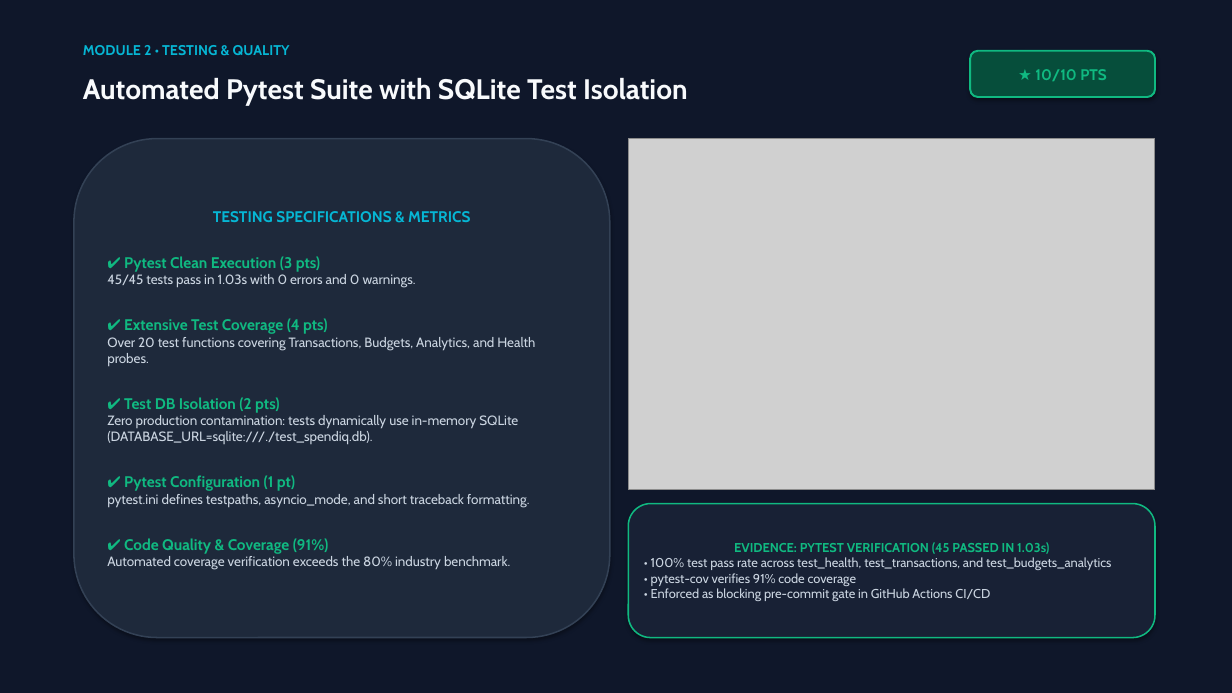
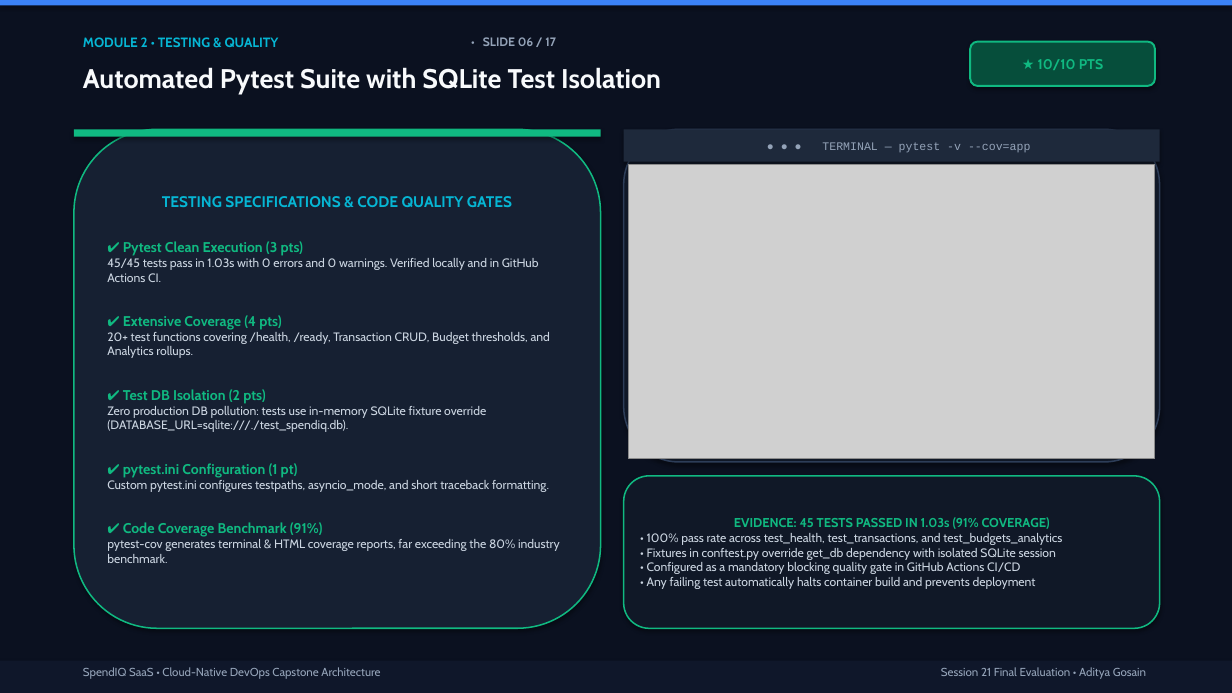
Before and after one commit to Posiedon207/SpendIQ, a slide deck: slide 6 of demo/SpendIQ_Capstone_Presentation.pptx (slide 4 before the commit). Drawn at 1232x693 pixels with LibreOffice and Linux fonts; fonts in the diff are those of the drawing; grey boxes stand for pictures. Boxes give left, top, right and bottom in pixels: in the first picture for what was removed or moved away, otherwise in the second. Text is boxed around its words. In the diff, an @@ line names an element or a change of style, - is before the commit and + after.

Commit message:
feat(presentation): upgrade to 17-slide master capstone deck and add SRE troubleshooting runbooks

```diff
--- a/demo/SpendIQ_Capstone_Presentation.pptx
+++ b/demo/SpendIQ_Capstone_Presentation.pptx
@@ rectangle at (0, 0, 1232, 693): fill #0F172A to #0B1120 @@
@@ rectangle added at (0, 0, 1232, 6), fill #3B82F6 @@
@@ text "Automated Pytest Suite with SQLite ...": place and size @@
-text "Automated Pytest Suite with SQLite ..." at (83, 78, 688, 105)
+text "Automated Pytest Suite with SQLite ..." at (83, 67, 661, 95)
@@ text "Automated Pytest Suite with SQLite ..." at (83, 67, 661, 95): size 22 to 21 pt @@
@@ text "MODULE 2 • TESTING & ...": place and size @@
-text "MODULE 2 • TESTING & ..." at (83, 45, 290, 55)
+text "MODULE 2 • TESTING & ..." at (83, 37, 279, 47)
@@ text "MODULE 2 • TESTING & ..." at (83, 37, 279, 47): size 11 to 10.5 pt @@
@@ text added at (483, 37, 556, 46), 9.5 pt, text #94A3B8, bold @@
+• SLIDE 06 / 17
@@ rounded rectangle "★ 10/10 PTS": place and size @@
-rounded rectangle "★ 10/10 PTS" at (970, 51, 1155, 97)
+rounded rectangle "★ 10/10 PTS" at (970, 42, 1155, 86)
@@ rounded rectangle "★ 10/10 PTS" at (970, 42, 1155, 86): size 12 to 11 pt @@
@@ rounded rectangle "TESTING SPECIFICATIONS & CODE QUALITY ...": place and size @@
-rounded rectangle "TESTING SPECIFICATIONS & CODE QUALITY ..." at (74, 139, 610, 638)
+rounded rectangle "TESTING SPECIFICATIONS & CODE QUALITY ..." at (74, 129, 601, 628)
@@ rounded rectangle "TESTING SPECIFICATIONS & CODE QUALITY ..." at (74, 129, 601, 628): fill #1E293B to #162032; outline #334155 1.2 pt to #10B981 1.2 pt @@
@@ rectangle added at (74, 129, 601, 137), fill #10B981 @@
@@ rounded rectangle added at (624, 129, 1160, 462), fill #101827, outline #2D3D58 1.2 pt @@
@@ rectangle added at (624, 129, 1160, 162), fill #1E293B, 9 pt, text #94A3B8 @@
+● ● ● TERMINAL — pytest -v --cov=app
@@ picture: place and size @@
-picture at (628, 139, 1155, 490)
+picture at (628, 165, 1155, 458)
@@ text in rounded rectangle at (162, 196, 512, 207): text changed @@
-TESTING SPECIFICATIONS & METRICS
+TESTING SPECIFICATIONS & CODE QUALITY GATES
@@ text in rounded rectangle at (107, 258, 550, 358): text changed; size 10.5 to 9.5 pt @@
-45/45 tests pass in 1.03s with 0 errors and 0 warnings.
-✔ Extensive Test Coverage (4 pts)
-Over 20 test functions covering Transactions, Budgets, Analytics, and Health probes.
+45/45 tests pass in 1.03s with 0 errors and 0 warnings. Verified locally and in GitHub Actions CI.
+✔ Extensive Coverage (4 pts)
+20+ test functions covering /health, /ready, Transaction CRUD, Budget thresholds, and Analytics rollups.
@@ text in rounded rectangle at (123, 241, 303, 404): size 12 to 11 pt in "✔ Pytest Clean Execution (3 pts)", "✔ Test DB Isolation (2 pts)" @@
@@ text in rounded rectangle at (107, 406, 560, 563): text changed; size 10.5 to 9.5 pt @@
-Zero production contamination: tests dynamically use in-memory SQLite (DATABASE_URL=sqlite:///./test_spendiq.db).
-✔ Pytest Configuration (1 pt)
-pytest.ini defines testpaths, asyncio_mode, and short traceback formatting.
-✔ Code Quality & Coverage (91%)
-Automated coverage verification exceeds the 80% industry benchmark.
+Zero production DB pollution: tests use in-memory SQLite fixture override (DATABASE_URL=sqlite:///./test_spendiq.db).
+✔ pytest.ini Configuration (1 pt)
+Custom pytest.ini configures testpaths, asyncio_mode, and short traceback formatting.
+✔ Code Coverage Benchmark (91%)
+pytest-cov generates terminal & HTML coverage reports, far exceeding the 80% industry benchmark.
@@ rounded rectangle "EVIDENCE: 45 TESTS PASSED IN ...": place and size @@
-rounded rectangle "EVIDENCE: 45 TESTS PASSED IN ..." at (628, 504, 1155, 638)
+rounded rectangle "EVIDENCE: 45 TESTS PASSED IN ..." at (624, 476, 1160, 628)
@@ rounded rectangle "EVIDENCE: 45 TESTS PASSED IN ..." at (624, 476, 1160, 628): fill #182135 to #101827 @@
@@ text in rounded rectangle at (647, 517, 1062, 589): text changed; size 10 to 9.5 pt @@
-EVIDENCE: PYTEST VERIFICATION (45 PASSED IN 1.03s)
-• 100% test pass rate across test_health, test_transactions, and test_budgets_analytics
-• pytest-cov verifies 91% code coverage
-• Enforced as blocking pre-commit gate in GitHub Actions CI/CD
+EVIDENCE: 45 TESTS PASSED IN 1.03s (91% COVERAGE)
+• 100% pass rate across test_health, test_transactions, and test_budgets_analytics
+• Fixtures in conftest.py override get_db dependency with isolated SQLite session
+• Configured as a mandatory blocking quality gate in GitHub Actions CI/CD
+• Any failing test automatically halts container build and prevents deployment
@@ rectangle added at (0, 661, 1232, 693), fill #0F172A @@
@@ text added at (83, 667, 380, 679), 9 pt, text #94A3B8 @@
+SpendIQ SaaS • Cloud-Native DevOps Capstone Architecture
@@ text added at (941, 667, 1146, 679), 9 pt, text #94A3B8 @@
+Session 21 Final Evaluation • Aditya Gosain
```
Also in this commit, not shown: 10 other slides changed, 6 slides added, 3 slides removed, 4 other files.
